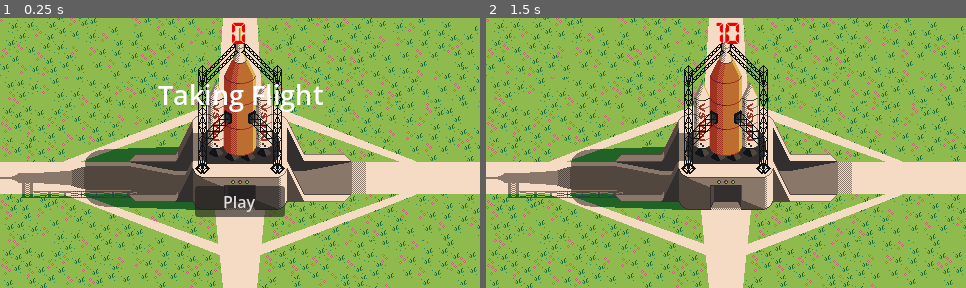
Above: before the commit, frames 1-2 (left to right).
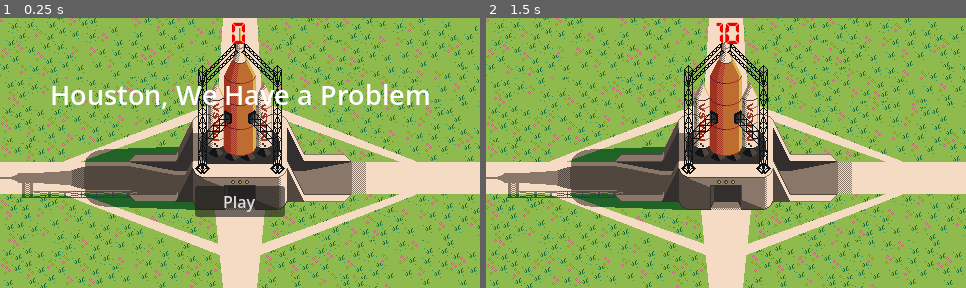
Above: after the commit, the same moments.

Repository: arcality/Count-Down-GMTK-2026
Game: Godot game, scene res://scenes/main.tscn
The game is run twice, just before and just after one commit, with the same random seed, the same clock (stepped at 60 frames per second) and the same inputs. Sound files missing from this copy of the repository are replaced by a short silence.
Inputs:
- Up to frame 1 (0.25 s): no input
- Up to frame 2 (1.5 s): click "Play" at 0.5 s; tap Enter at 1.25 s; hold D (move_right) from 1.28 s (still down); tap C (airhorn) at 1.35 s

The runs differ from the first frame. In frame 1, 2.8% of the frame differs, in the area x 10-90%, y 24-35%; in frame 2, nothing differs.

Commit message:
change title, fix upgrade selections

Diff:
--- a/scenes/title_screen.tscn
+++ b/scenes/title_screen.tscn
@@ -17,7 +17,7 @@
 offset_right = 49.5
 offset_bottom = 81.0
 grow_horizontal = 2
-text = "Taking Flight"
+text = "Houston, We Have a Problem"
 label_settings = SubResource("LabelSettings_tbgi4")
 horizontal_alignment = 1
 
--- a/scripts/main.gd
+++ b/scripts/main.gd
@@ -73,8 +73,18 @@
 	# update stats
 	$StatsScreen.set_birds_saved(scared_bird_ct)
 	$StatsScreen.clear_upgrades()
-	for n in 3:
-		$StatsScreen.add_upgrade_choice(Upgrade.Upgrades.values().pick_random())
+
+	var possible_upgrades := Upgrade.Upgrades.values().slice(0,3)
+	if %Player.airhorn_cooldown_upgrade_ct >= 3:
+		possible_upgrades.remove_at(possible_upgrades.find(Upgrade.Upgrades.AIRHORN_COOLDOWN))
+	if %Player.airhorn_radius_upgrade_ct >= 3:
+		possible_upgrades.remove_at(possible_upgrades.find(Upgrade.Upgrades.AIRHORN_RADIUS))
+
+	#var possible_upgrades := possible_upgrades.slice(0,2)
+	for u in possible_upgrades:
+		$StatsScreen.add_upgrade_choice(u)
+	#for n in 3:
+		#$StatsScreen.add_upgrade_choice(Upgrade.Upgrades.values().pick_random())
 
 	# stats screen bounce animation
 	var temp_tween = get_tree().create_tween()
@@ -137,5 +147,16 @@
 
 func _on_stats_screen_upgrade_selected(upgrade: Upgrade.Upgrades) -> void:
 	print(upgrade)
-	%Player.upgrade_airhorn_radius()
+	match upgrade:
+		Upgrade.Upgrades.AIRHORN_COOLDOWN:
+			%Player.upgrade_airhorn_cooldown()
+		Upgrade.Upgrades.AIRHORN_RADIUS:
+			%Player.upgrade_airhorn_radius()
+		Upgrade.Upgrades.BATON_SIZE:
+			%Player.upgrade_flail_radius()
+		Upgrade.Upgrades.NET_DISTANCE:
+			%Player.upgrade_net_range()
+		Upgrade.Upgrades.SPEED:
+			%Player.upgrade_speed()
+	%Player.upgrade_net_range()
 	print("Upgrade Selected: "+Upgrade.upgrade_data[upgrade]["text"])
--- a/scripts/player.gd
+++ b/scripts/player.gd
@@ -61,18 +61,22 @@
 	if Input.is_action_just_pressed("flail") and flail_ready and state == States.NOTHING:
 		flail()
 
-	if direction:
-		#velocity.x = direction.x * SPEED
-		#velocity.y = direction.y * SPEED
-		#velocity.x = move_toward(velocity.x, direction.x * SPEED, ACCELERATION);
-		#velocity.y = move_toward(velocity.y, direction.y * SPEED, ACCELERATION);
-		velocity.x += direction.x * ACCELERATION * delta
-		velocity.y += direction.y * ACCELERATION * delta
-	#else:
-	#velocity.x = move_toward(velocity.x, 0, DECELERATION)
-	#velocity.y = move_toward(velocity.y, 0, DECELERATION)
-	velocity.x = velocity.x/1.17
-	velocity.y = velocity.y/1.17
+	if state != States.AIRHORN:
+		if direction:
+			#velocity.x = direction.x * SPEED
+			#velocity.y = direction.y * SPEED
+			#velocity.x = move_toward(velocity.x, direction.x * SPEED, ACCELERATION);
+			#velocity.y = move_toward(velocity.y, direction.y * SPEED, ACCELERATION);
+			velocity.x += direction.x * ACCELERATION * delta
+			velocity.y += direction.y * ACCELERATION * delta
+		#else:
+		#velocity.x = move_toward(velocity.x, 0, DECELERATION)
+		#velocity.y = move_toward(velocity.y, 0, DECELERATION)
+		velocity.x = velocity.x/1.17
+		velocity.y = velocity.y/1.17
+	else:
+		velocity = Vector2(0,0)
+
 
 	if can_move:
 		move_and_slide()
@@ -104,8 +108,8 @@
 
 
 func upgrade_airhorn_radius() -> void:
-	if airhorn_cooldown_upgrade_ct == 3:
-		print("Already Min Airhorn Cooldown")
+	if airhorn_radius_upgrade_ct == 3:
+		print("Already Max Airhorn Radius")
 		return
 	var upgrade_factor: float = 1.3
 	$Airhorn/Hitbox/CollisionShape2D.shape.radius *= upgrade_factor
@@ -113,6 +117,31 @@
 	airhorn_radius_upgrade_ct += 1
 
 	print($Airhorn/Hitbox/CollisionShape2D.shape.radius)
+
+
+func upgrade_flail_radius() -> void:
+	if flail_radius_upgrade_ct == 3:
+		print("Already Max Flail Radius")
+		return
+	var upgrade_factor: float = 1.3
+	$Flail/Hitbox/CollisionShape2D.shape.radius *= upgrade_factor
+	#airhorn_cooldown *= upgrade_factor
+	flail_radius_upgrade_ct += 1
+
+	print($Flail/Hitbox/CollisionShape2D.shape.radius)
+
+
+func upgrade_net_range() -> void:
+	if net_range_upgrade_ct == 3:
+		print("Already Max Net Range")
+		return
+	var upgrade_factor: float = 1.1
+	$Net/Hitbox/CollisionShape2D.shape.points[0].x *= upgrade_factor
+	$Net/Hitbox/CollisionShape2D.shape.points[1].x *= upgrade_factor
+	#airhorn_cooldown *= upgrade_factor
+	net_range_upgrade_ct += 1
+
+	print($Net/Hitbox/CollisionShape2D.shape.points[0].x)
 
 
 func swing_net() -> void:
--- a/scripts/upgrade.gd
+++ b/scripts/upgrade.gd
@@ -5,7 +5,7 @@
 	AIRHORN_RADIUS,
 	BATON_SIZE,
 	NET_DISTANCE,
-	NET_COOLDOWN,
+	#NET_COOLDOWN,
 	SPEED
 }
 
@@ -14,7 +14,7 @@
 	{"text":"Louder Airhorn", "property":"airhorn_radius"},
 	{"text":"More Menacing Baton", "property":"flail_radius"},
 	{"text":"Longer Net", "property":"net_range"},
-	{"text":"Shorter Net Cooldown", "property":"net_cooldown"},
+	#{"text":"Shorter Net Cooldown", "property":"net_cooldown"},
 	{"text":"Speed", "property":"acceleration"}
 ]
 
